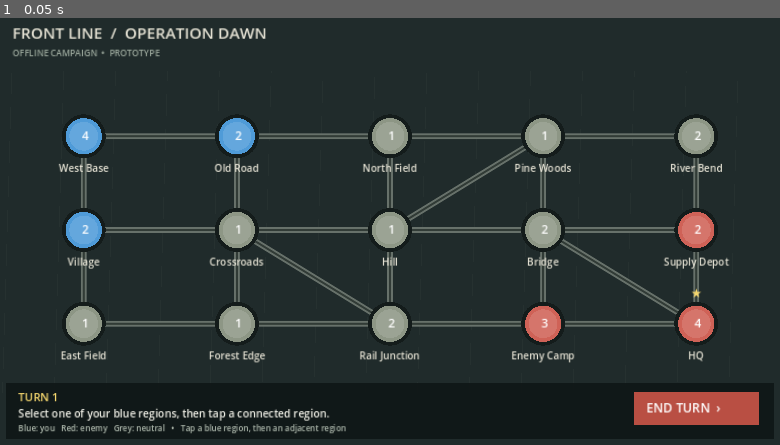
Above: before the commit, frame 1.
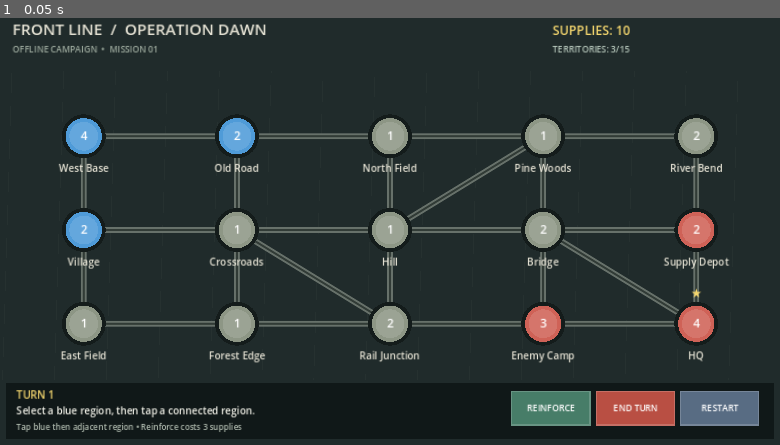
Above: after the commit, the same moment.

Repository: Javadmk1/Front-Line
Game: Godot game, scene res://scenes/Main.tscn
Two runs of this game, one before a commit and one after it. Both use one fixed random seed, a clock stepped at 60 frames per second and the inputs below.
Inputs:
- Up to frame 1 (0.05 s): no input

The runs differ from the first frame. In frame 1, 4.8% of the frame differs, in the area x 1-98%, y 1-98%.

Commit message:
Expand offline strategy gameplay with reinforcements, economy, save system and restart

Diff:
--- a/scripts/Main.gd
+++ b/scripts/Main.gd
@@ -2,6 +2,7 @@
 
 const PLAYER := 1
 const ENEMY := 2
+const SAVE_PATH := "user://front_line_save.cfg"
 const MAP_BG := Color("#202b2b")
 const ROAD := Color("#67716a")
 const PLAYER_COLOR := Color("#4f9bd8")
@@ -12,19 +13,21 @@
 var regions: Array[Dictionary] = []
 var selected_region: int = -1
 var turn_number: int = 1
-var message: String = "Select one of your blue regions, then tap a connected region."
+var coins: int = 10
+var message: String = "Select a blue region, then tap a connected region."
 var game_over: bool = false
+var mission_won: bool = false
 
 var region_names := [
 	"West Base", "Old Road", "North Field", "Pine Woods", "River Bend",
 	"Village", "Crossroads", "Hill", "Bridge", "Supply Depot",
 	"East Field", "Forest Edge", "Rail Junction", "Enemy Camp", "HQ"
 ]
-
 var links: Array[Vector2i] = []
 
 func _ready() -> void:
 	_build_map()
+	_load_game()
 	queue_redraw()
 
 func _build_map() -> void:
@@ -81,15 +84,17 @@
 func _draw_background_details() -> void:
 	for i in range(16):
 		var x := 35.0 + float(i) * 83.0
-		draw_line(Vector2(x, 105), Vector2(x - 15, 620), Color(0.7, 0.75, 0.65, 0.045), 1.0)
-	draw_string(ThemeDB.fallback_font, Vector2(36, 54), "FRONT LINE  /  OPERATION DAWN", HORIZONTAL_ALIGNMENT_LEFT, -1, 25, Color("#e5e2d4"))
-	draw_string(ThemeDB.fallback_font, Vector2(36, 82), "OFFLINE CAMPAIGN  •  PROTOTYPE", HORIZONTAL_ALIGNMENT_LEFT, -1, 14, Color("#9ca99d"))
+		draw_line(Vector2(x, 105), Vector2(x - 15, 600), Color(0.7, 0.75, 0.65, 0.045), 1.0)
+	draw_string(ThemeDB.fallback_font, Vector2(36, 48), "FRONT LINE  /  OPERATION DAWN", HORIZONTAL_ALIGNMENT_LEFT, -1, 25, Color("#e5e2d4"))
+	draw_string(ThemeDB.fallback_font, Vector2(36, 76), "OFFLINE CAMPAIGN  •  MISSION 01", HORIZONTAL_ALIGNMENT_LEFT, -1, 14, Color("#9ca99d"))
+	draw_string(ThemeDB.fallback_font, Vector2(900, 48), "SUPPLIES: %d" % coins, HORIZONTAL_ALIGNMENT_LEFT, 300, 20, Color("#f5d76e"))
+	draw_string(ThemeDB.fallback_font, Vector2(900, 76), "TERRITORIES: %d/15" % _count_owned(PLAYER), HORIZONTAL_ALIGNMENT_LEFT, 300, 14, Color("#b7c8bc"))
 
 func _draw_region(index: int) -> void:
 	var region: Dictionary = regions[index]
 	var pos: Vector2 = region["pos"]
-	var owner: int = region["owner"]
-	var troops: int = region["troops"]
+	var owner: int = int(region["owner"])
+	var troops: int = int(region["troops"])
 	var color: Color = NEUTRAL_COLOR
 	if owner == PLAYER:
 		color = PLAYER_COLOR
@@ -100,19 +105,24 @@
 	draw_circle(pos, 23.0, color.lightened(0.12))
 	if index == selected_region:
 		draw_arc(pos, 40.0, 0.0, TAU, 48, SELECT_COLOR, 4.0, true)
-	draw_string(ThemeDB.fallback_font, pos + Vector2(-6, 6), str(troops), HORIZONTAL_ALIGNMENT_CENTER, 18, 19, Color("#ffffff"))
+	draw_string(ThemeDB.fallback_font, pos + Vector2(-8, 6), str(troops), HORIZONTAL_ALIGNMENT_CENTER, 18, 19, Color("#ffffff"))
 	draw_string(ThemeDB.fallback_font, pos + Vector2(-85, 57), str(region["name"]), HORIZONTAL_ALIGNMENT_CENTER, 170, 16, Color("#e5e2d4"))
 	if index == 14:
 		draw_string(ThemeDB.fallback_font, pos + Vector2(-12, -42), "★", HORIZONTAL_ALIGNMENT_CENTER, 24, 20, Color("#f5d76e"))
 
 func _draw_hud() -> void:
-	draw_rect(Rect2(Vector2(25, 605), Vector2(1230, 90)), Color(0.06, 0.09, 0.09, 0.94), true)
-	draw_string(ThemeDB.fallback_font, Vector2(45, 634), "TURN %d" % turn_number, HORIZONTAL_ALIGNMENT_LEFT, 150, 18, Color("#f5d76e"))
-	draw_string(ThemeDB.fallback_font, Vector2(45, 660), message, HORIZONTAL_ALIGNMENT_LEFT, 900, 17, Color("#f1f1e8"))
-	draw_string(ThemeDB.fallback_font, Vector2(45, 682), "Blue: you   Red: enemy   Grey: neutral   •   Tap a blue region, then an adjacent region", HORIZONTAL_ALIGNMENT_LEFT, 1000, 13, Color("#aeb9ad"))
-	var button_color := Color("#b94f43") if not game_over else Color("#56645a")
-	draw_rect(Rect2(Vector2(1030, 620), Vector2(200, 52)), button_color, true)
-	draw_string(ThemeDB.fallback_font, Vector2(1050, 652), "END TURN  ›", HORIZONTAL_ALIGNMENT_LEFT, 170, 20, Color.WHITE)
+	draw_rect(Rect2(Vector2(25, 605), Vector2(1230, 90)), Color(0.06, 0.09, 0.09, 0.96), true)
+	draw_string(ThemeDB.fallback_font, Vector2(42, 630), "TURN %d" % turn_number, HORIZONTAL_ALIGNMENT_LEFT, 120, 17, Color("#f5d76e"))
+	draw_string(ThemeDB.fallback_font, Vector2(42, 655), message, HORIZONTAL_ALIGNMENT_LEFT, 800, 16, Color("#f1f1e8"))
+	draw_string(ThemeDB.fallback_font, Vector2(42, 680), "Tap blue then adjacent region • Reinforce costs 3 supplies", HORIZONTAL_ALIGNMENT_LEFT, 700, 13, Color("#aeb9ad"))
+	_draw_button(Rect2(Vector2(835, 618), Vector2(125, 54)), "REINFORCE", Color("#477d68"))
+	_draw_button(Rect2(Vector2(970, 618), Vector2(125, 54)), "END TURN", Color("#b94f43") if not game_over else Color("#56645a"))
+	_draw_button(Rect2(Vector2(1105, 618), Vector2(125, 54)), "RESTART", Color("#586c83"))
+
+func _draw_button(rect: Rect2, label: String, color: Color) -> void:
+	draw_rect(rect, color, true)
+	draw_rect(rect, color.lightened(0.18), false, 2.0)
+	draw_string(ThemeDB.fallback_font, rect.position + Vector2(10, 32), label, HORIZONTAL_ALIGNMENT_CENTER, rect.size.x - 20, 14, Color.WHITE)
 
 func _input(event: InputEvent) -> void:
 	if event is InputEventMouseButton and event.pressed and event.button_index == MOUSE_BUTTON_LEFT:
@@ -121,9 +131,17 @@
 		_handle_tap(event.position)
 
 func _handle_tap(pos: Vector2) -> void:
+	if Rect2(Vector2(1105, 618), Vector2(125, 54)).has_point(pos):
+		_restart_game()
+		return
 	if game_over:
-		return
-	if Rect2(Vector2(1030, 620), Vector2(200, 52)).has_point(pos):
+		message = "Mission ended. Tap RESTART to play again."
+		queue_redraw()
+		return
+	if Rect2(Vector2(835, 618), Vector2(125, 54)).has_point(pos):
+		_reinforce_selected()
+		return
+	if Rect2(Vector2(970, 618), Vector2(125, 54)).has_point(pos):
 		_end_turn()
 		return
 	var hit := _find_region(pos)
@@ -132,9 +150,9 @@
 	if selected_region == -1:
 		if int(regions[hit]["owner"]) == PLAYER:
 			selected_region = hit
-			message = "Selected %s. Choose a connected destination." % regions[hit]["name"]
+			message = "Selected %s. Choose a connected region." % regions[hit]["name"]
 		else:
-			message = "Select a blue region first."
+			message = "Select one of your blue regions first."
 	elif hit == selected_region:
 		selected_region = -1
 		message = "Selection cleared."
@@ -144,9 +162,9 @@
 	else:
 		if int(regions[hit]["owner"]) == PLAYER:
 			selected_region = hit
-			message = "Selected %s. Choose a connected destination." % regions[hit]["name"]
+			message = "Selected %s. Choose a connected region." % regions[hit]["name"]
 		else:
-			message = "That region is not connected. Choose a neighboring region."
+			message = "That region is not connected."
 	queue_redraw()
 
 func _find_region(pos: Vector2) -> int:
@@ -162,65 +180,82 @@
 	return false
 
 func _move_or_attack(from: int, to: int) -> void:
-	if int(regions[from]["owner"]) != PLAYER:
-		message = "Only your regions can move."
-		return
 	var attacker: int = int(regions[from]["troops"])
 	var defender_owner: int = int(regions[to]["owner"])
 	var defender: int = int(regions[to]["troops"])
 	if attacker <= 1:
-		message = "This region needs at least 2 troop groups to attack."
+		message = "Not enough troops. Reinforce this region or wait for supplies."
 		return
 	if defender_owner == PLAYER:
-		message = "Reinforcement movement is planned for the next prototype."
-		return
-	var attack_power := attacker * 20 + randi_range(-5, 10)
-	var defense_power := defender * 18 + (12 if defender_owner == ENEMY else 0) + randi_range(0, 8)
+		var moved: int = max(1, int((attacker - 1) / 2))
+		regions[from]["troops"] = attacker - moved
+		regions[to]["troops"] = defender + moved
+		message = "Moved %d troop group(s) to %s." % [moved, regions[to]["name"]]
+		_save_game()
+		return
+	var attack_power: int = attacker * 20 + randi_range(-5, 10)
+	var defense_power: int = defender * 18 + (12 if defender_owner == ENEMY else 0) + randi_range(0, 8)
 	if attack_power > defense_power:
 		var survivors: int = max(1, attacker - max(1, int(defense_power / 25)))
 		regions[to]["owner"] = PLAYER
 		regions[to]["troops"] = survivors
 		regions[from]["troops"] = 1
-		message = "Victory! %s captured with %d troop group(s)." % [regions[to]["name"], survivors]
+		message = "Captured %s! Remaining troop groups: %d." % [regions[to]["name"], survivors]
 		if to == 14:
 			game_over = true
-			message = "MISSION COMPLETE! Enemy headquarters captured. Restart to replay."
+			mission_won = true
+			message = "MISSION COMPLETE! Enemy headquarters captured."
 	else:
 		regions[from]["troops"] = max(1, attacker - 1)
 		regions[to]["troops"] = max(1, defender - 1)
-		message = "Attack repelled at %s. Try another route or build strength." % regions[to]["name"]
+		message = "Attack repelled at %s. Regroup and try again." % regions[to]["name"]
 	_check_end_state()
+	_save_game()
+
+func _reinforce_selected() -> void:
+	if selected_region < 0 or int(regions[selected_region]["owner"]) != PLAYER:
+		message = "Select one of your blue regions before reinforcing."
+	elif coins < 3:
+		message = "Not enough supplies. End your turn to earn more."
+	else:
+		coins -= 3
+		regions[selected_region]["troops"] = int(regions[selected_region]["troops"]) + 2
+		message = "%s reinforced with 2 troop groups." % regions[selected_region]["name"]
+		_save_game()
+	queue_redraw()
 
 func _end_turn() -> void:
 	turn_number += 1
+	var income := _count_owned(PLAYER)
+	coins += income
 	_enemy_action()
 	if not game_over:
 		for i in range(regions.size()):
-			if int(regions[i]["owner"]) == PLAYER and int(regions[i]["troops"]) < 4:
+			if int(regions[i]["owner"]) == PLAYER and int(regions[i]["troops"]) < 5:
 				regions[i]["troops"] = int(regions[i]["troops"]) + 1
-		message = "Turn %d: supply delivered. Plan your next move." % turn_number
+		message = "Turn %d: +%d supplies delivered. Reinforce or expand." % [turn_number, income]
 	_check_end_state()
+	_save_game()
 	queue_redraw()
 
 func _enemy_action() -> void:
 	for i in range(regions.size()):
 		if int(regions[i]["owner"]) != ENEMY:
 			continue
-		var neighbors: Array[int] = []
 		for link in links:
+			var n: int = -1
 			if link.x == i:
-				neighbors.append(link.y)
+				n = link.y
 			elif link.y == i:
-				neighbors.append(link.x)
-		for n in neighbors:
-			if int(regions[n]["owner"]) == PLAYER and int(regions[i]["troops"]) >= int(regions[n]["troops"]) + 2:
+				n = link.x
+			if n >= 0 and int(regions[n]["owner"]) == PLAYER and int(regions[i]["troops"]) >= int(regions[n]["troops"]) + 2:
 				var enemy_troops: int = int(regions[i]["troops"])
 				regions[n]["troops"] = max(1, int(regions[n]["troops"]) - 1)
 				regions[i]["troops"] = max(1, enemy_troops - 1)
 				if enemy_troops > int(regions[n]["troops"]) + 1:
 					regions[n]["owner"] = ENEMY
 					regions[n]["troops"] = max(1, enemy_troops - 2)
-				message = "Enemy counterattack near %s." % regions[n]["name"]
+				message = "Enemy counterattack near %s!" % regions[n]["name"]
 				return
 	for i in range(regions.size()):
 		if int(regions[i]["owner"]) != ENEMY:
@@ -234,21 +269,66 @@
 			if n >= 0 and int(regions[n]["owner"]) == 0:
 				regions[n]["owner"] = ENEMY
 				regions[n]["troops"] = 2
-				message = "Enemy advances into %s." % regions[n]["name"]
+				message = "Enemy advanced into %s." % regions[n]["name"]
 				return
 
 func _check_end_state() -> void:
-	var player_regions := 0
-	var enemy_regions := 0
+	if _count_owned(PLAYER) == 0:
+		game_over = true
+		mission_won = false
+		message = "MISSION FAILED. Your territories were lost."
+	elif _count_owned(ENEMY) == 0:
+		game_over = true
+		mission_won = true
+		message = "MISSION COMPLETE. Enemy forces defeated."
+	queue_redraw()
+
+func _count_owned(owner: int) -> int:
+	var count := 0
 	for region in regions:
-		if int(region["owner"]) == PLAYER:
-			player_regions += 1
-		elif int(region["owner"]) == ENEMY:
-			enemy_regions += 1
-	if player_regions == 0:
-		game_over = true
-		message = "MISSION FAILED. All friendly regions lost."
-	elif enemy_regions == 0:
-		game_over = true
-		message = "MISSION COMPLETE. Enemy territories liberated."
-	queue_redraw()
+		if int(region["owner"]) == owner:
+			count += 1
+	return count
+
+func _save_game() -> void:
+	var config := ConfigFile.new()
+	config.set_value("save", "turn", turn_number)
+	config.set_value("save", "coins", coins)
+	config.set_value("save", "game_over", game_over)
+	config.set_value("save", "mission_won", mission_won)
+	var saved_regions: Array[Dictionary] = []
+	for region in regions:
+		saved_regions.append({"owner": int(region["owner"]), "troops": int(region["troops"])})
+	config.set_value("save", "regions", saved_regions)
+	config.save(SAVE_PATH)
+
+func _load_game() -> void:
+	var config := ConfigFile.new()
+	if config.load(SAVE_PATH) != OK:
+		return
+	turn_number = int(config.get_value("save", "turn", 1))
+	coins = int(config.get_value("save", "coins", 10))
+	game_over = bool(config.get_value("save", "game_over", false))
+	mission_won = bool(config.get_value("save", "mission_won", false))
+	var saved_regions: Array = config.get_value("save", "regions", [])
+	if saved_regions.size() == regions.size():
+		for i in range(regions.size()):
+			regions[i]["owner"] = int(saved_regions[i].get("owner", 0))
+			regions[i]["troops"] = int(saved_regions[i].get("troops", 1))
+	if game_over:
+		message = "Saved mission complete. Tap RESTART to begin a new campaign."
+	else:
+		message = "Saved campaign loaded. Your progress is preserved."
+
+func _restart_game() -> void:
+	var config := ConfigFile.new()
+	config.save(SAVE_PATH)
+	turn_number = 1
+	coins = 10
+	selected_region = -1
+	game_over = false
+	mission_won = false
+	message = "New campaign started. Capture the enemy HQ!"
+	_build_map()
+	_save_game()
+	queue_redraw()
